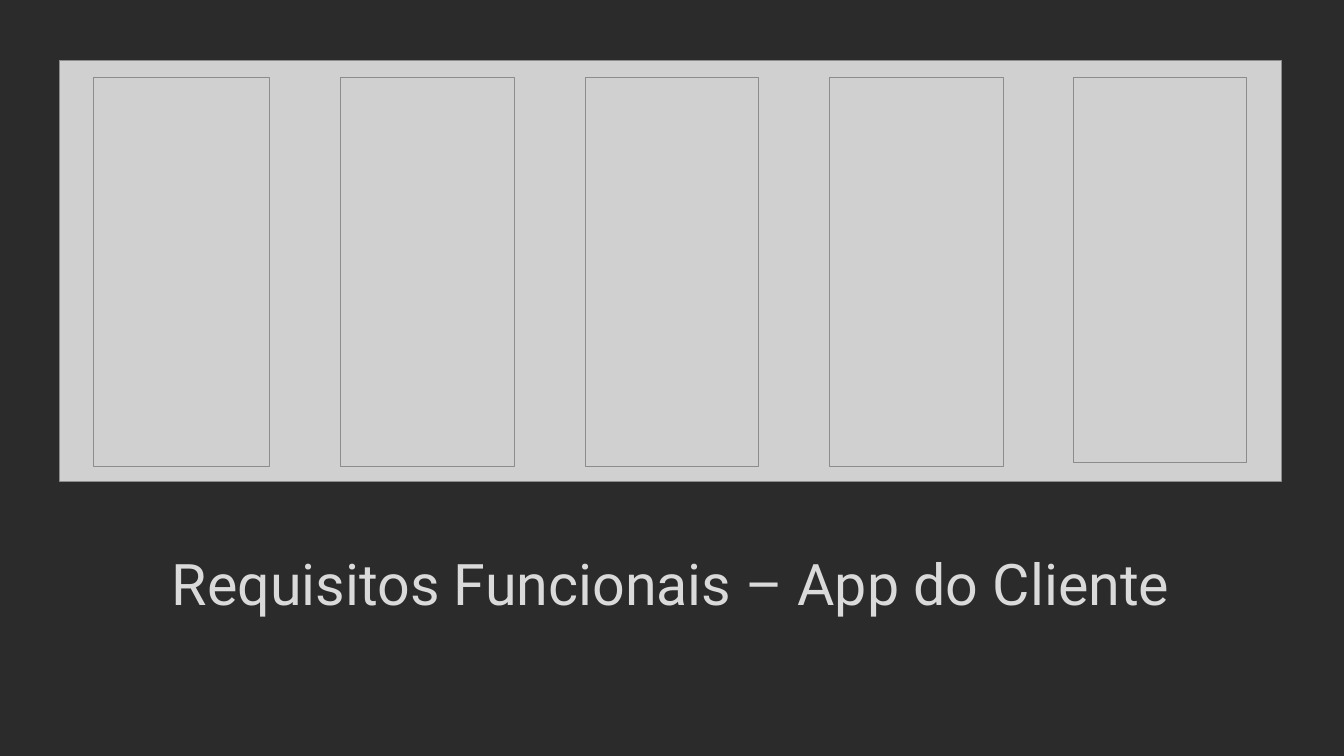
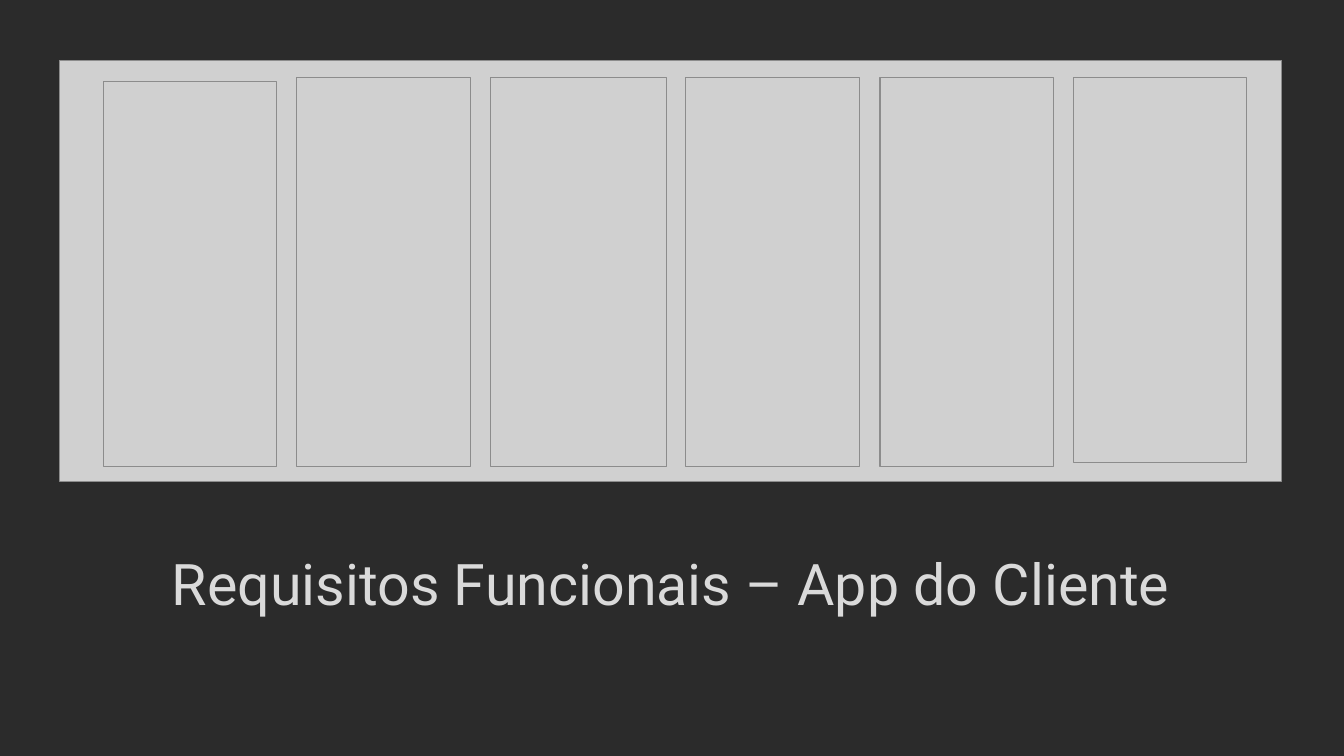
Before and after one commit to Presentation12/Ipca_Gym, a slide deck: slide 9 of Entrega_1/Apresentação.odp. Drawn at 1344x756 pixels with LibreOffice and Linux fonts; fonts in the diff are those of the drawing; grey boxes stand for pictures; background and template pictures are left out; a plain dark background stands for a picture behind light text. Boxes give left, top, right and bottom in pixels: in the first picture for what was removed or moved away, otherwise in the second. Text is boxed around its words. In the diff, an @@ line names an element or a change of style, - is before the commit and + after.

```diff
--- a/Entrega_1/Apresentação.odp
+++ b/Entrega_1/Apresentação.odp
@@ picture: place and size @@
-picture at [94,78,269,467]
+picture at [103,82,276,467]
@@ picture: place and size @@
-picture at [341,78,515,467]
+picture at [296,78,470,467]
@@ picture: place and size @@
-picture at [585,78,759,467]
+picture at [490,78,665,467]
@@ picture added at [686,78,860,467] @@
@@ picture: place and size @@
-picture at [830,78,1003,467]
+picture at [880,78,1055,467]
```
Also in this commit, not shown: 4 other slides changed.
